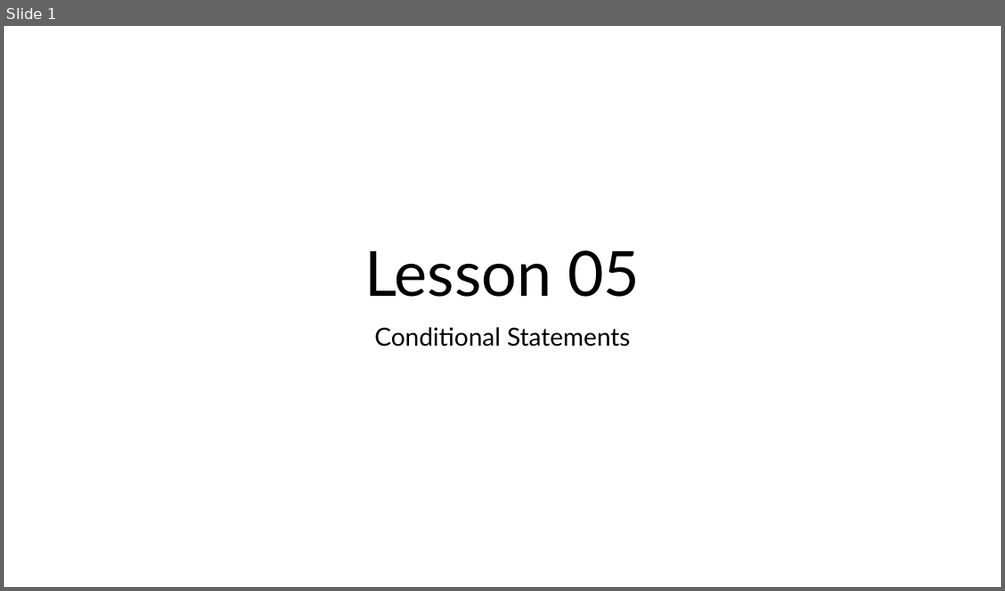
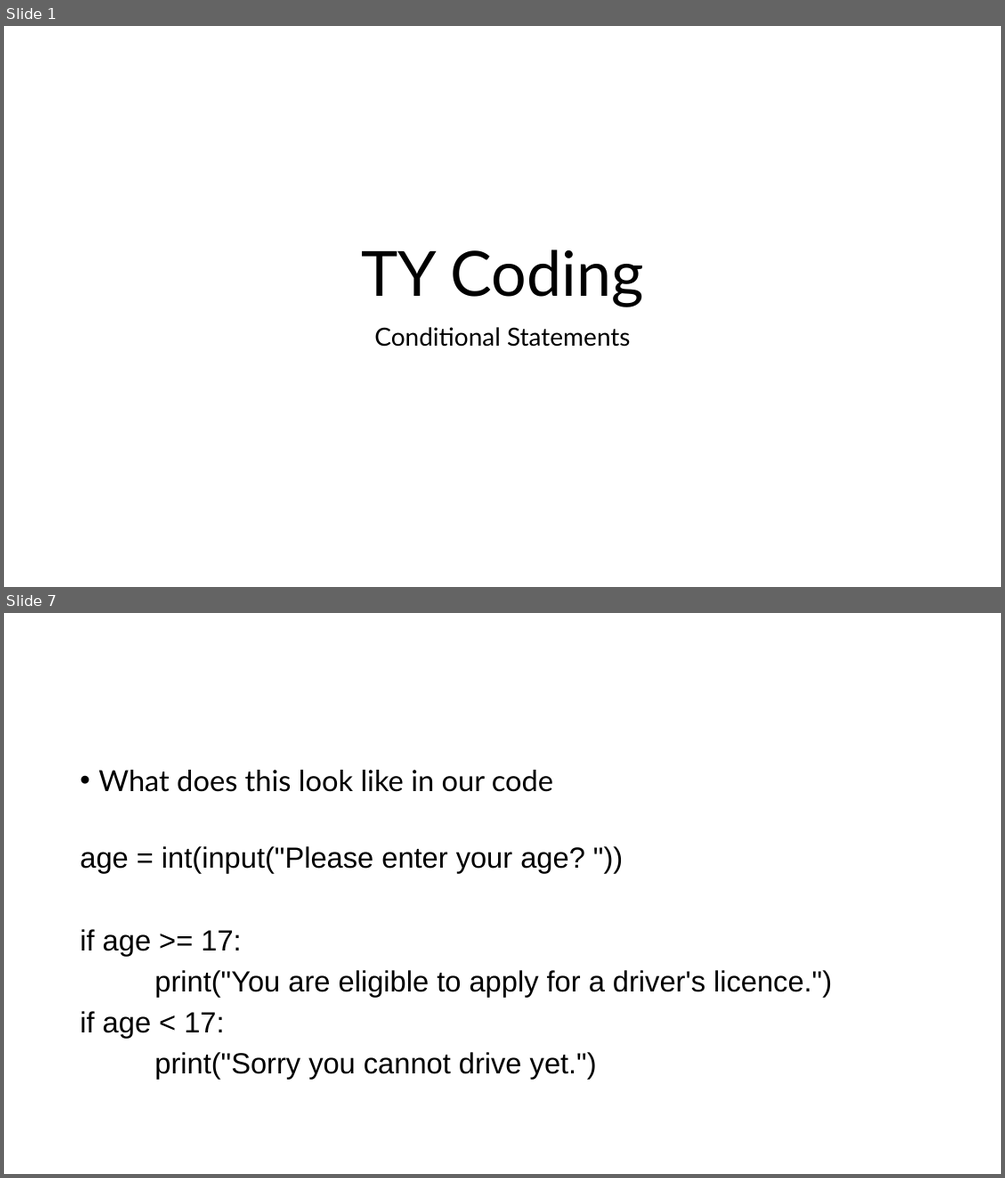
Before and after one commit to JFinnTeacher/TY-Introduction-to-Coding-with-Python, a slide deck: Lesson 05 - Conditional Statements/Teaching Resources/Lesson 05 - Conditional Statements.pptx. Shown one above the other, each under a label of ours: slide 1 before the commit, slides 1 and 7 after it; the slides between them are not shown. The pictures are 1005x591 and 1005x1178 pixels, drawn with LibreOffice and Linux fonts; fonts in the diff are those of the drawing; background and template pictures are left out. Boxes give left, top, right and bottom in pixels: in the first picture for what was removed or moved away, otherwise in the second. Text is boxed around its words. In the diff, an @@ line names an element or a change of style, - is before the commit and + after.

```diff
--- a/Lesson 05 - Conditional Statements/Teaching Resources/Lesson 05 - Conditional Statements.pptx
+++ b/Lesson 05 - Conditional Statements/Teaching Resources/Lesson 05 - Conditional Statements.pptx
@@ slide 7 added at [4,613,1001,1174], background #FFFFFF @@
@@ text added at [80,770,832,1078], 28 pt, text #000000 @@
+• What does this look like in our code
+age = int(input("Please enter your age? "))
+if age >= 17:
+print("You are eligible to apply for a driver's licence.")
+if age < 17:
+print("Sorry you cannot drive yet.")
@@ slide 1 changed as well @@
@@ title at [361,249,643,307]: text changed @@
-Lesson 05
+TY Coding
```
Also in this commit, not shown: 12 other slides added, 9 other files.
